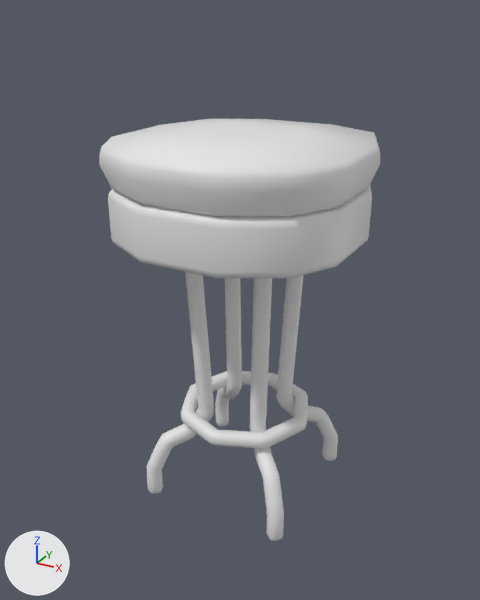
One commit to the FBX model Assets/Models/Rooms/Breakfast with my son/bench.fbx: the scene before it, then after it.
Before and after are seen from a 50 mm lens placed at (0.542, -1.009, 0.905), pointed at (-0.001, -0.022, 0.411). The axes (+X, +Y, +Z) are drawn at lower left. The lights are the same throughout.

Objects in the first picture: 'bench'.
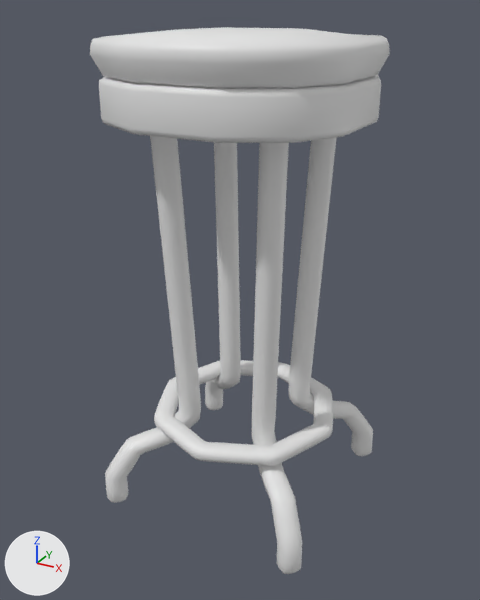
Location of each change, [x1, y1, x2, y2] in pixels of the pictures (480 x 600 px; the box of a moved part takes in the faces that stretch with it):
'bench', reshaped (7% wider, 30% taller)
    before: [99, 119, 380, 541]
    after: [90, 27, 390, 574]
part 1 of me_cube_009, moved or reshaped
    before: [99, 119, 380, 217]
    after: [90, 27, 390, 88]
part 2 of me_cube_009, moved or reshaped
    before: [108, 186, 372, 278]
    after: [99, 75, 381, 143]
part 3 of me_cube_009, moved or reshaped
    before: [181, 371, 308, 449]
    after: [154, 360, 333, 466]
part 4 of me_cube_009, moved or reshaped
    before: [146, 272, 338, 541]
    after: [105, 136, 373, 574]

What changed in the scene script:
```text
Change me_cube_009:
    used by ob_bench; location = (0.0, 0.0, 0.0)
    remove me_cube_009.from_pydata(...)  # 1904 vertices, 1872 faces; spans x -0.22..0.22, y -0.233..0.217, z 0.0..0.718
    add me_cube_009.from_pydata(...)  # 1904 vertices, 1872 faces; spans x -0.22..0.22, y -0.233..0.217, z 0.0..0.874
    me_cube_009 part 1: the loose piece of 80 vertices spanning x -0.22..0.22, y -0.233..0.217, z 0.63..0.718 is scaled about its middle by (1, 1, 0.764), then moved by (0.0, 0.0, 0.167)
    me_cube_009 part 2: the loose piece of 80 vertices spanning x -0.211..0.211, y -0.225..0.208, z 0.537..0.648 is scaled about its middle by (1, 1, 0.764), then moved by (0.0, 0.0, 0.186)
    me_cube_009 part 3: the loose piece of 512 vertices spanning x -0.132..0.132, y -0.133..0.132, z 0.156..0.183 is scaled about its middle by (1.4, 1.4, 1)
    me_cube_009 part 4: 1232 of 1904 vertices moved; they spanned x -0.152..0.152, y -0.152..0.152, z 0.0..0.554 and now span x -0.213..0.213, y -0.213..0.213, z 0.0..0.753; mean shift (0.0, 0.0, 0.048); largest move (0.081, 0.086, 0.552) -> (0.113, 0.121, 0.749)
```
